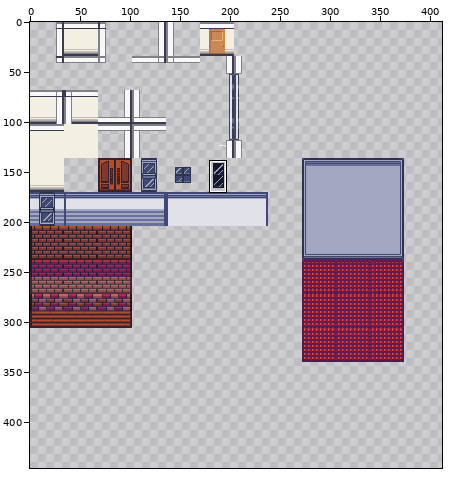
File history of a sprite sheet, tiles/Walls.png. Above, an overview of the earlier version with the close-up marked.
Close-up. First the earlier version:
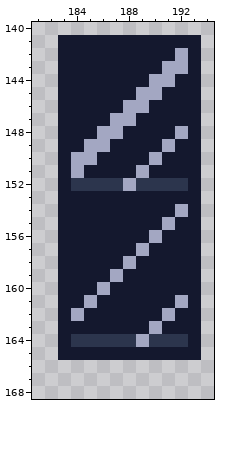
The file is 544x544 pixels. Colours within 5 levels of each other are drawn and written as one. Shown: x 181..194, y 140..168. The wide view leaves out empty margins. The commit also changed other parts of the picture, which this record leaves out.
New version:
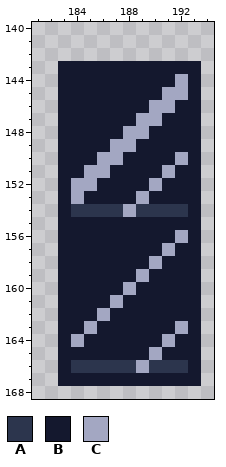
Palette (. is transparent): A #2c354d  B #14182e  C #a3a7c2
The exact change:
@@ x 181..194 @@
 140 ..............
-141 ..BBBBBBBBBBB.
-142 ..BBBBBBBBBCB.
-143 ..BBBBBBBBCCB.
-144 ..BBBBBBBCCBB.
-145 ..BBBBBBCCBBB.
-146 ..BBBBBCCBBBB.
-147 ..BBBBCCBBBBB.
-148 ..BBBCCBBBBCB.
-149 ..BBCCBBBBCBB.
-150 ..BCCBBBBCBBB.
-151 ..BCBBBBCBBBB.
-152 ..BAAAACAAAAB.
-153 ..BBBBBBBBBBB.
-154 ..BBBBBBBBBCB.
-155 ..BBBBBBBBCBB.
-156 ..BBBBBBBCBBB.
-157 ..BBBBBBCBBBB.
-158 ..BBBBBCBBBBB.
-159 ..BBBBCBBBBBB.
-160 ..BBBCBBBBBBB.
-161 ..BBCBBBBBBCB.
-162 ..BCBBBBBBCBB.
-163 ..BBBBBBBCBBB.
-164 ..BAAAAACAAAB.
-165 ..BBBBBBBBBBB.
-166 ..............
-167 ..............
+141 ..............
+142 ..............
+143 ..BBBBBBBBBBB.
+144 ..BBBBBBBBBCB.
+145 ..BBBBBBBBCCB.
+146 ..BBBBBBBCCBB.
+147 ..BBBBBBCCBBB.
+148 ..BBBBBCCBBBB.
+149 ..BBBBCCBBBBB.
+150 ..BBBCCBBBBCB.
+151 ..BBCCBBBBCBB.
+152 ..BCCBBBBCBBB.
+153 ..BCBBBBCBBBB.
+154 ..BAAAACAAAAB.
+155 ..BBBBBBBBBBB.
+156 ..BBBBBBBBBCB.
+157 ..BBBBBBBBCBB.
+158 ..BBBBBBBCBBB.
+159 ..BBBBBBCBBBB.
+160 ..BBBBBCBBBBB.
+161 ..BBBBCBBBBBB.
+162 ..BBBCBBBBBBB.
+163 ..BBCBBBBBBCB.
+164 ..BCBBBBBBCBB.
+165 ..BBBBBBBCBBB.
+166 ..BAAAAACAAAB.
+167 ..BBBBBBBBBBB.
 168 ..............
Changed places in both close-ups, as pixel boxes (x1, y1, x2, y2):
changed: (58, 35, 201, 386)
